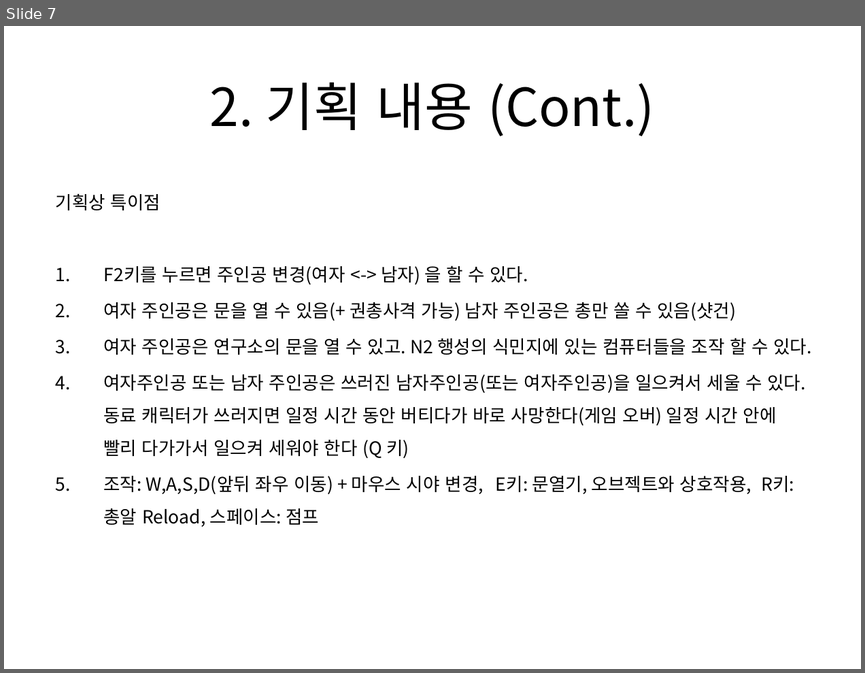
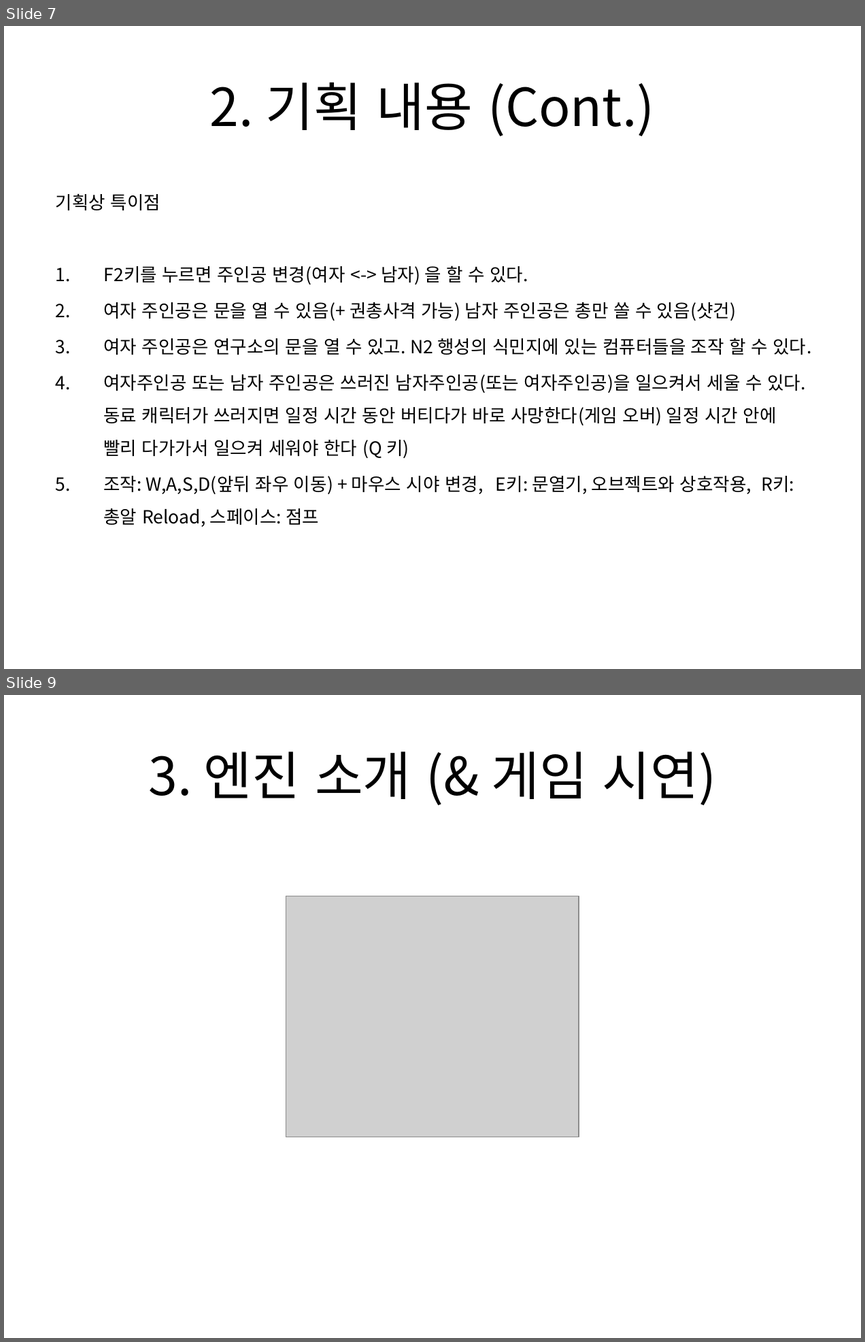
Before and after one commit to TomLeeLive/enpgame, a slide deck: doc/_pt_doc/N2_Team_1st_PT_20161024.pptx. Shown one above the other, each under a label of ours: slide 7 before the commit, slides 7 and 9 after it; the slides between them are not shown. The pictures are 865x673 and 865x1342 pixels, drawn with LibreOffice and Linux fonts; fonts in the diff are those of the drawing; grey boxes stand for pictures; background and template pictures are left out. Boxes give left, top, right and bottom in pixels: in the first picture for what was removed or moved away, otherwise in the second. Text is boxed around its words. In the diff, an @@ line names an element or a change of style, - is before the commit and + after.

```diff
--- a/doc/_pt_doc/N2_Team_1st_PT_20161024.pptx
+++ b/doc/_pt_doc/N2_Team_1st_PT_20161024.pptx
@@ slide 9 added at (4,695,861,1338), background picture (left out); not listed: 1 template element that a slide beside it also shows @@
@@ title added at (148,751,717,805), 44 pt, text #000000 @@
+3. 엔진 소개 (& 게임 시연)
@@ picture added at (286,896,579,1137) @@
```
Also in this commit, not shown: 2 slides changed, 6 other slides added.
